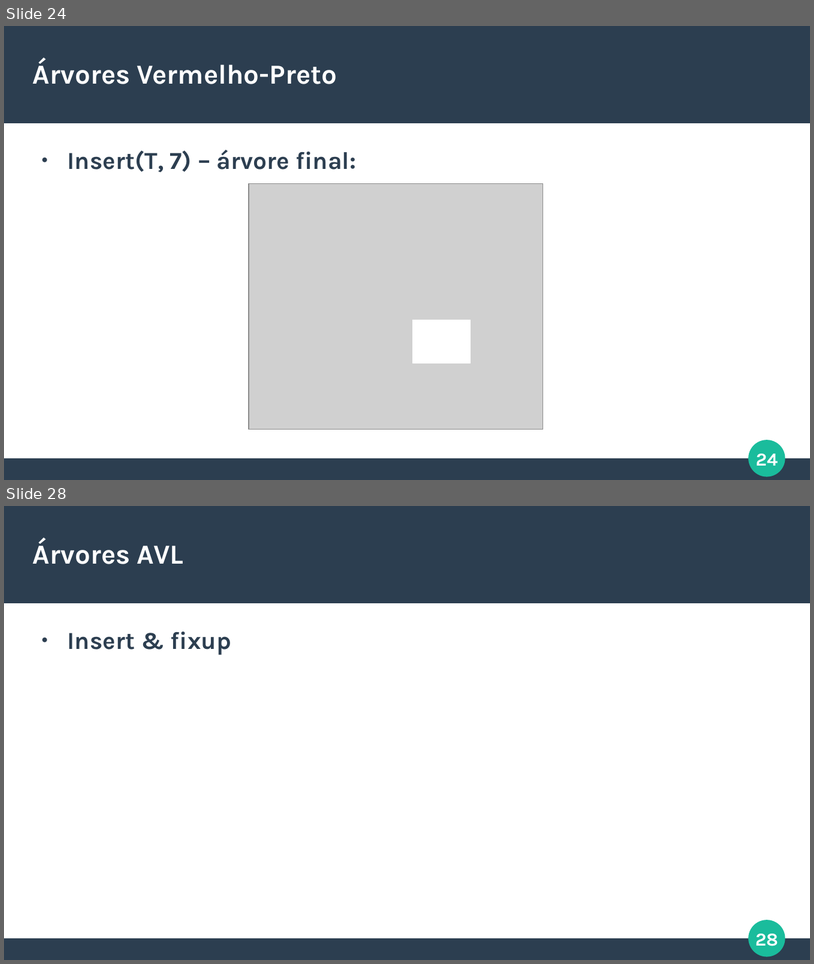
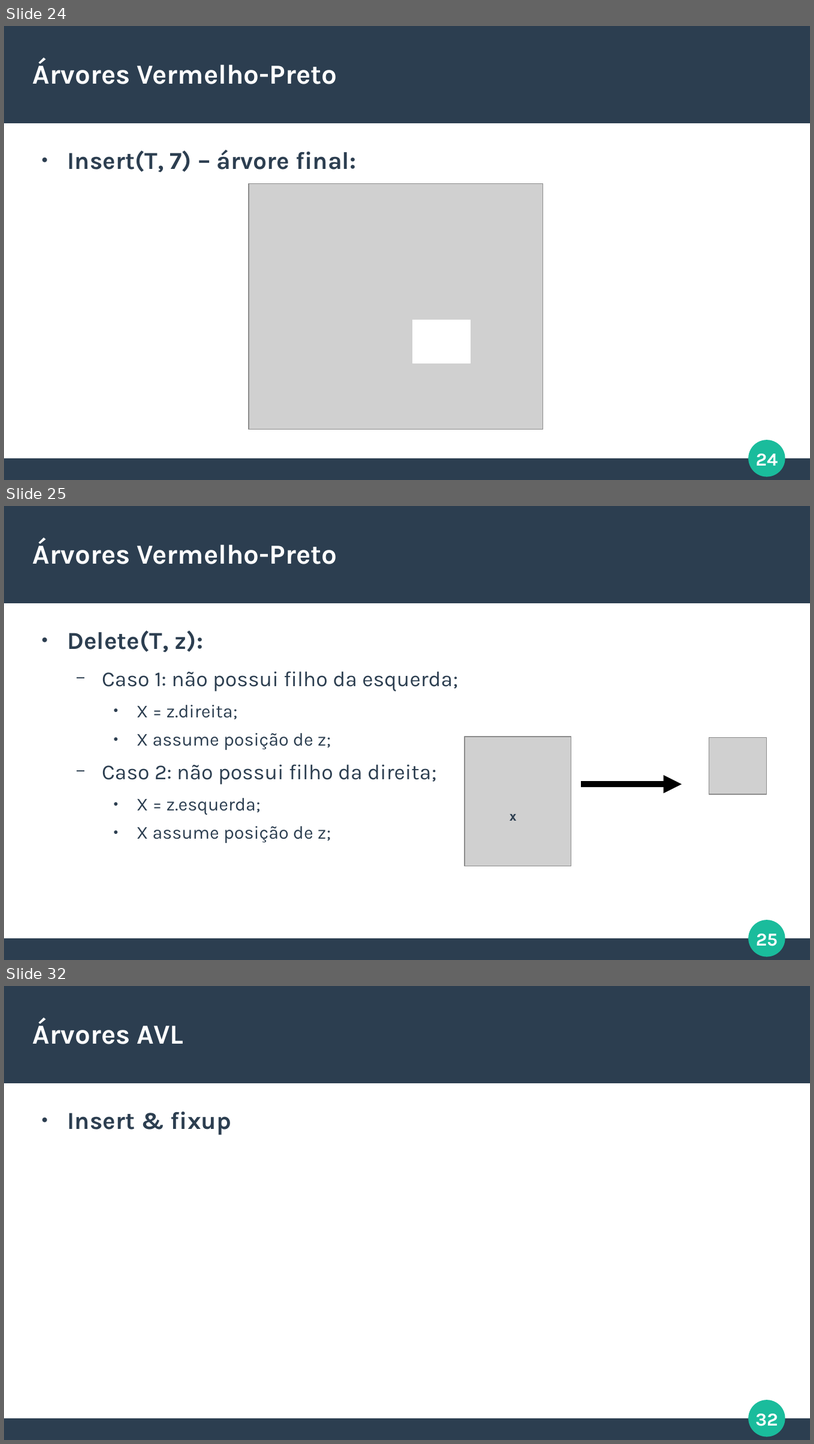
Before and after one commit to italoportinho/trabalho-eda2023-2, a slide deck: slides/apresentacao.odp. Shown one above the other, each under a label of ours: slides 24 and 28 before the commit, slides 24, 25 and 32 after it; the slides between them are not shown. The pictures are 814x964 and 814x1444 pixels, drawn with LibreOffice and Linux fonts; fonts in the diff are those of the drawing; grey boxes stand for pictures. Boxes give left, top, right and bottom in pixels: in the first picture for what was removed or moved away, otherwise in the second. Text is boxed around its words. In the diff, an @@ line names an element or a change of style, - is before the commit and + after.

```diff
--- a/slides/apresentacao.odp
+++ b/slides/apresentacao.odp
@@ slide 25 added at [4,506,810,960], background #FFFFFF; not listed: 4 template elements that a slide beside it also shows @@
@@ title added at [33,539,337,564], 27 pt, text #FFFFFF, bold @@
+Árvores Vermelho-Preto
@@ text added at [68,630,458,843], 21 pt, text #2C3E50 @@
+● Delete(T, z):
+  − Caso 1: não possui filho da esquerda;
+    ● X = z.direita;
+    ● X assume posição de z;
+  − Caso 2: não possui filho da direita;
+    ● X = z.esquerda;
+    ● X assume posição de z;
@@ picture added at [465,736,572,866] @@
@@ picture added at [710,737,768,793] @@
@@ arrow added from (581, 784) to (683, 784), #000000 6.01 pt @@
@@ text added at [510,814,517,820], 12 pt, text #2C3E50, bold @@
+x
@@ what was slide 28 is now slide 32 @@
@@ page number at [756,1413,778,1426]: text changed @@
-28
+32
```
Also in this commit, not shown: 5 slides changed, 3 other slides added.
